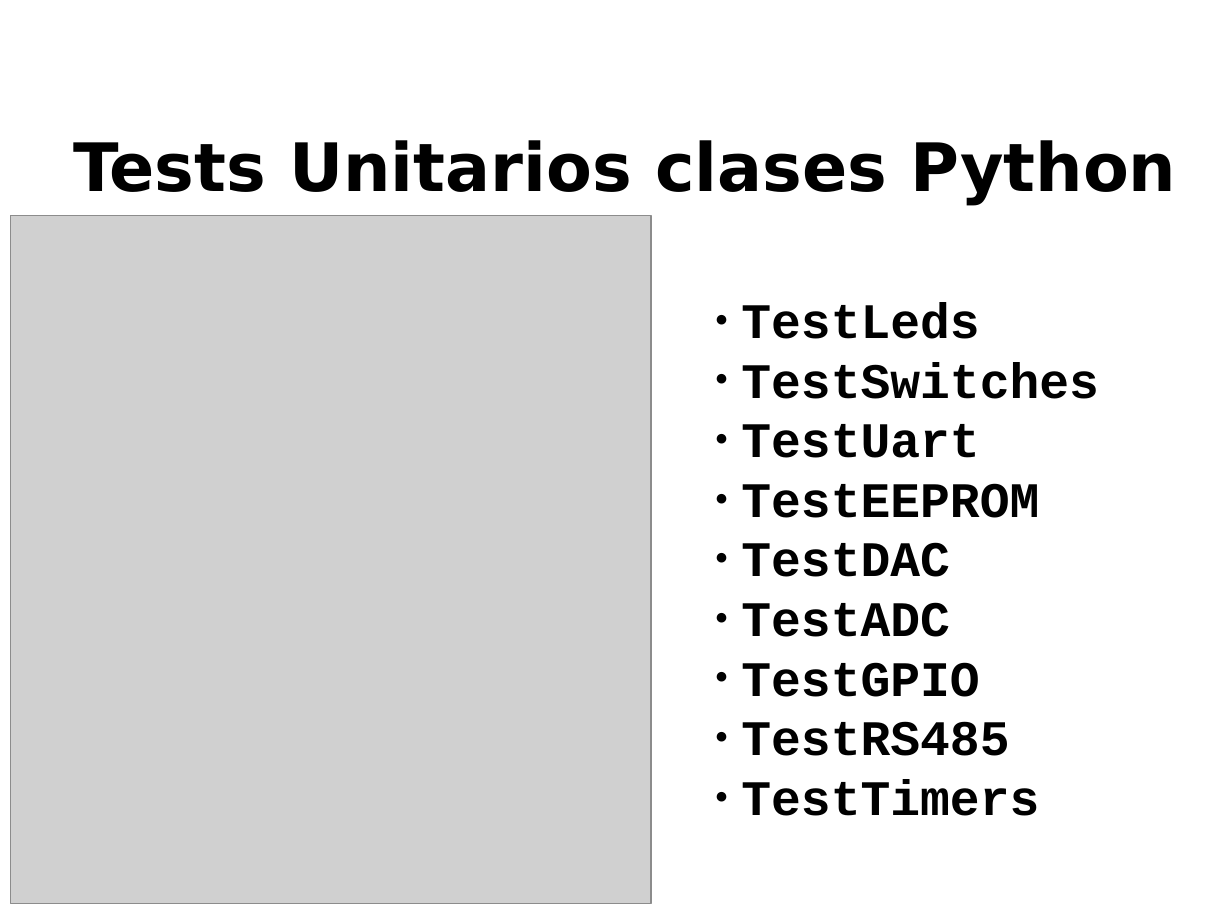
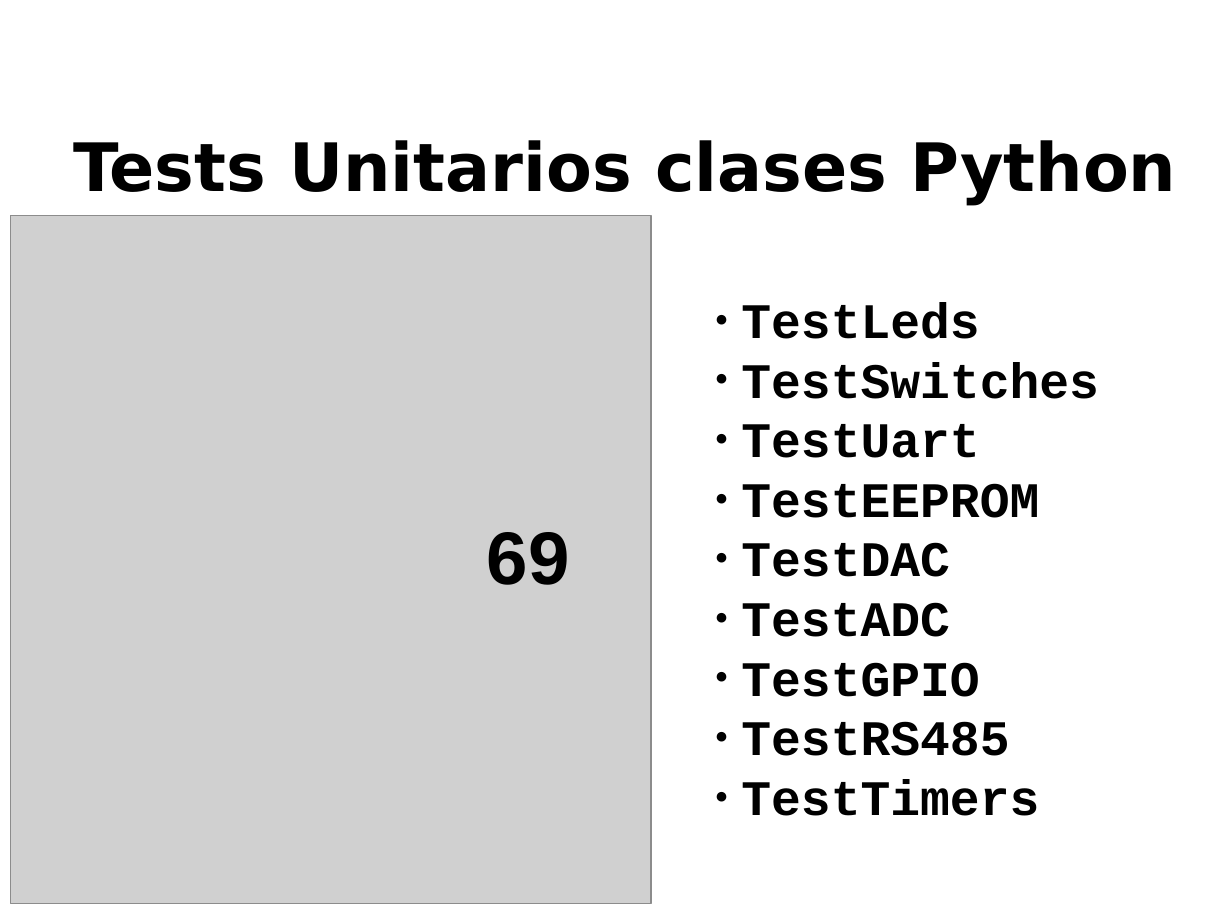
Before and after one commit to ernesto-g/tpfinalcese, a slide deck: slide 26 of presentacion/presentacion_v1.odp. Drawn at 1232x924 pixels with LibreOffice and Linux fonts; fonts in the diff are those of the drawing; grey boxes stand for pictures; background and template pictures are left out. Boxes give left, top, right and bottom in pixels: in the first picture for what was removed or moved away, otherwise in the second. Text is boxed around its words. In the diff, an @@ line names an element or a change of style, - is before the commit and + after.

```diff
--- a/presentacion/presentacion_v1.odp
+++ b/presentacion/presentacion_v1.odp
@@ text added at (487, 532, 570, 585), 48 pt, text #000000, bold @@
+69
```
Also in this commit, not shown: 3 other slides changed, 16 other files.
